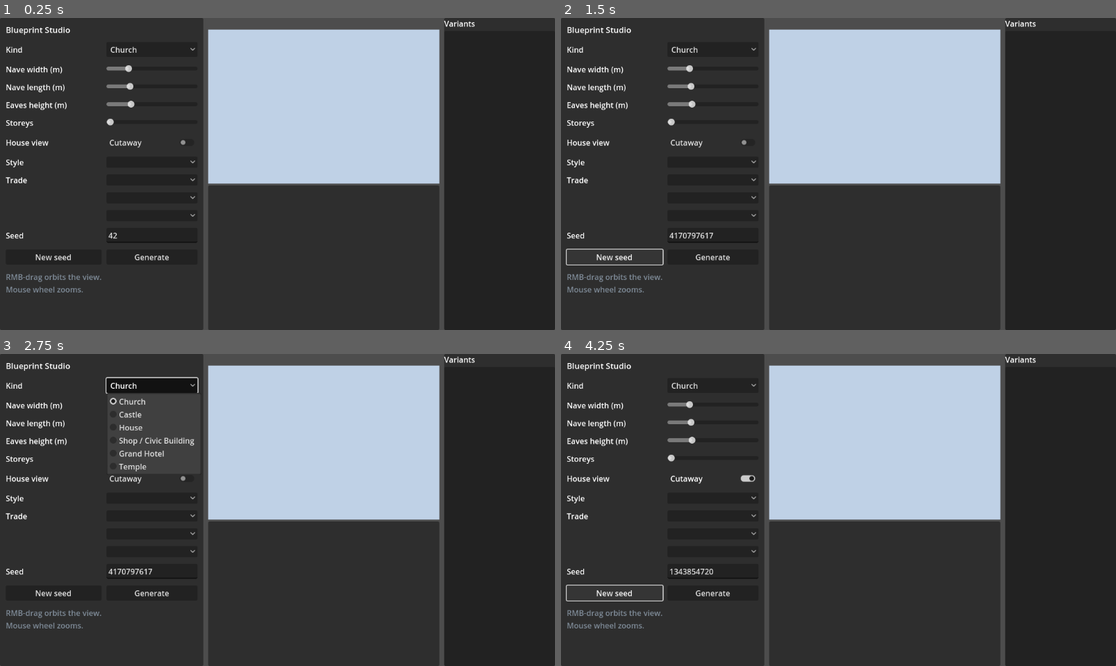
Above: before the commit, frames 1-4 (two rows, left to right).
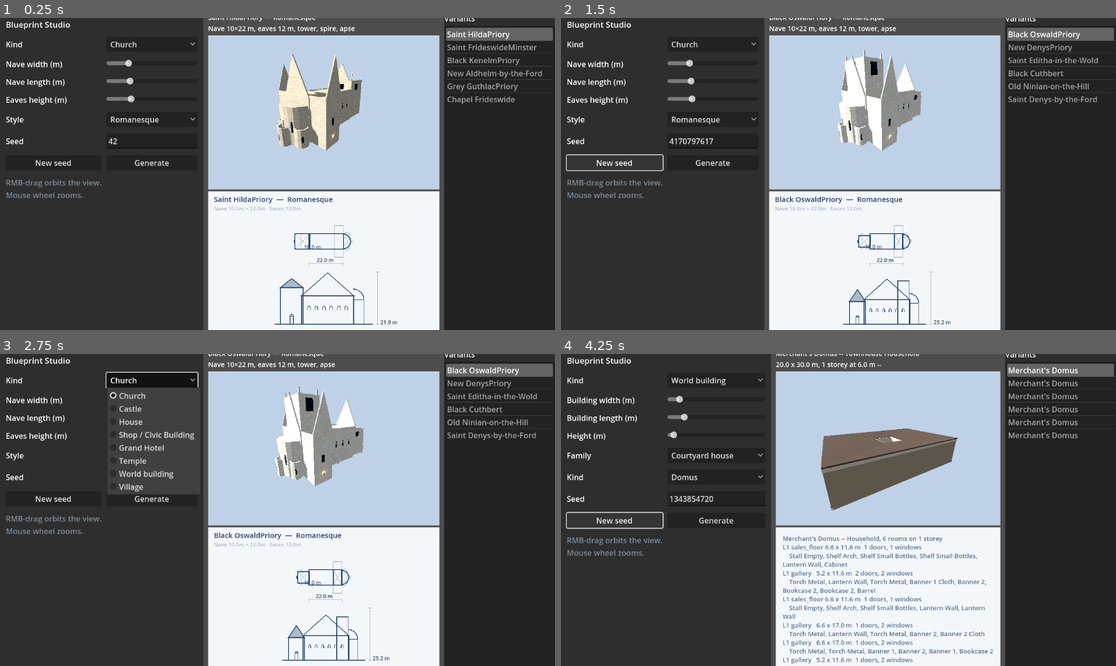
Above: after the commit, the same moments.

Repository: drAshcroft/BrickWild
Game: Godot game, scene res://scenes/studio.tscn
Two runs of this game, one before a commit and one after it. Both use one fixed random seed, a clock stepped at 60 frames per second and the inputs below.
Inputs (mouse positions are in pixels of both pictures, inside the frame that each line leads up to):
- Up to frame 1 (0.25 s): no input
- Up to frame 2 (1.5 s): click "New seed" at 0.5 s; click "New seed" at 1.25 s
- Up to frame 3 (2.75 s): click "Church" at 2 s
- Up to frame 4 (4.25 s): click (710, 478) at 2.75 s, where only the run before the commit has a clickable "Cutaway"; click "New seed" at 3.5 s

The runs differ from the first frame. In frame 1, 28% of the frame differs, in the area x 1-100%, y 0-100%; in frame 2, 29%; in frame 3, 30%; in frame 4, 31%, in the area x 0-100%, y 0-100%.
Error before the commit: Parse Error: Could not resolve class "StupaBuilder", because of a parser error. (res://src/world/world_families.gd:203)

Commit message:
WLD-017 Fix stupa registration

Diff:
--- a/qa/stupa_check.gd
+++ b/qa/stupa_check.gd
@@ -144,7 +144,7 @@
 		radii.append(centre.length())
 		angles.append(fposmod(atan2(centre.y, centre.x) + TAU, TAU))
 	angles.sort()
-	var spread := radii.max() - radii.min()
+	var spread: float = radii.max() - radii.min()
 	stats["torana_radius_spread"] = spread
 	if spread > 0.05:
 		failures.append("cardinal: torana masses do not share one radius within 0.05m")
@@ -241,7 +241,7 @@
 		head += 1
 		for d in [Vector3i(1, 0, 0), Vector3i(-1, 0, 0), Vector3i(0, 1, 0),
 				Vector3i(0, -1, 0), Vector3i(0, 0, 1), Vector3i(0, 0, -1)]:
-			var next := cell + d
+			var next: Vector3i = cell + Vector3i(d)
 			if next.x < 0 or next.x >= nx or next.y < 0 or next.y >= ny \
 					or next.z < 0 or next.z >= nz:
 				continue
--- a/src/world/stupa_builder.gd
+++ b/src/world/stupa_builder.gd
@@ -66,22 +66,22 @@
 	# Stairs rise one flight from ground path to the terrace. The diametric
 	# opposite flight makes the ring connection usable from either approach.
 	for side in [-1.0, 1.0]:
-		var inner_x := side * (spec.drum_radius - 0.25)
-	var span := 2.2
-		var stair_aabb := AABB(Vector3(minf(inner_x, inner_x + side * span), 0.0, -2.0),
+		var inner_x: float = float(side) * (spec.drum_radius - 0.25)
+		var span: float = 2.2
+		var stair_aabb: AABB = AABB(Vector3(minf(inner_x, inner_x + float(side) * span), 0.0, -2.0),
 			Vector3(span, spec.drum_y, 4.0))
-		var steps := maxi(int(ceil(spec.drum_y / 0.25)), 1)
+		var steps: int = maxi(int(ceil(spec.drum_y / 0.25)), 1)
 		host("double_stair", 0)
 		for i in range(steps):
-			var dx := span / steps
+			var dx: float = span / steps
 			var step_x: float
 			if side > 0:
 				step_x = inner_x + dx * (float(i) + 0.5)
 			else:
 				step_x = inner_x - dx * (float(i) + 0.5)
-			var top := spec.drum_y * (1.0 - float(i + 1) / steps)
-			var step_size := Vector3(dx + 0.01, maxf(top, 0.05), 4.0)
-			var step_center := Vector3(step_x, step_size.y * 0.5, 0)
+			var top: float = spec.drum_y * (1.0 - float(i + 1) / steps)
+			var step_size: Vector3 = Vector3(dx + 0.01, maxf(top, 0.05), 4.0)
+			var step_center: Vector3 = Vector3(step_x, step_size.y * 0.5, 0)
 			component_box("stupa_stair_tread", step_size,
 				Transform3D(Basis.IDENTITY, step_center), SURF_TRIM)
 		component_note("stupa_double_stair", "stair_group", SURF_TRIM,
@@ -107,40 +107,40 @@
 		Transform3D(Basis.IDENTITY, shaft_center), SURF_TRIM)
 	_log_mass("stupa_chatra_shaft", AABB(shaft_center - shaft_size * 0.5, shaft_size))
 	for i in range(3):
-		var radius := 1.7 - 0.38 * i
-		var y := shaft_center.y + shaft_height * 0.5 + 0.16 + 0.22 * i
+		var radius: float = 1.7 - 0.38 * i
+		var y: float = shaft_center.y + shaft_height * 0.5 + 0.16 + 0.22 * i
 		var profile := PackedVector2Array([Vector2(0.0, 0.0), Vector2(radius, 0.0),
 			Vector2(radius, 0.16), Vector2(0.0, 0.16)])
 		_kit.revolve(profile, Vector3(0, y, 0), SURF_TRIM, 32)
-		var cap_box := AABB(Vector3(-radius, y, -radius), Vector3(radius * 2.0, 0.16, radius * 2.0))
+		var cap_box: AABB = AABB(Vector3(-radius, y, -radius), Vector3(radius * 2.0, 0.16, radius * 2.0))
 		component_note("stupa_chatra_disc", "annular_revolve", SURF_TRIM,
 			{"aabb": cap_box, "radius": radius, "axis_y": y})
 		_log_mass("stupa_chatra_disc_%d" % i, cap_box, y)
-	var top := shaft_center.y + shaft_height * 0.5 + 0.16 + 0.44 + 0.16
+	var top: float = shaft_center.y + shaft_height * 0.5 + 0.16 + 0.44 + 0.16
 	total_height = top
 	host_end()
 
 
 func _build_toranas(spec: StupaSpec) -> void:
 	for i in range(4):
-		var angle := i * PI * 0.5
-		var radial := Vector3(cos(angle), 0, sin(angle))
-		var center := radial * spec.torana_radius + Vector3(0, 3.4, 0)
-		var width := 3.0
-		var post_size := Vector3(0.38, 6.8, 0.42)
-		var tangent := Vector3(-radial.z, 0, radial.x)
-		var yaw := angle + PI * 0.5
+		var angle: float = i * PI * 0.5
+		var radial: Vector3 = Vector3(cos(angle), 0, sin(angle))
+		var center: Vector3 = radial * spec.torana_radius + Vector3(0, 3.4, 0)
+		var width: float = 3.0
+		var post_size: Vector3 = Vector3(0.38, 6.8, 0.42)
+		var tangent: Vector3 = Vector3(-radial.z, 0, radial.x)
+		var yaw: float = angle + PI * 0.5
 		host("torana_%d" % i, 0)
 		for side in [-1.0, 1.0]:
-			var post_center := center + tangent * width * 0.5 * side
+			var post_center: Vector3 = center + tangent * width * 0.5 * float(side)
 			component_box("torana_post", post_size,
 				Transform3D(Basis(Vector3.UP, yaw), post_center), SURF_TRIM)
-		var beam_size := Vector3(width + 0.5, 0.38, 0.5)
+		var beam_size: Vector3 = Vector3(width + 0.5, 0.38, 0.5)
 		for level in [5.4, 6.2, 7.0]:
-			var beam_center := Vector3(center.x, level, center.z)
+			var beam_center: Vector3 = Vector3(center.x, float(level), center.z)
 			component_box("torana_lintel", beam_size,
 				Transform3D(Basis(Vector3.UP, yaw), beam_center), SURF_TRIM)
-		var mass := AABB(Vector3(center.x - 2.0, 0.0, center.z - 2.0), Vector3(4.0, 7.3, 4.0))
+		var mass: AABB = AABB(Vector3(center.x - 2.0, 0.0, center.z - 2.0), Vector3(4.0, 7.3, 4.0))
 		component_note("torana_cardinal_mass", "aabb", SURF_TRIM,
 			{"aabb": mass, "angle": angle, "radius": Vector2(center.x, center.z).length()})
 		_log_mass("stupa_torana_%d" % i, mass)
@@ -150,12 +150,12 @@
 static func _dome_volume(spec: StupaSpec) -> float:
 	# Revolved measured profile integral. Simpson/trapezoid sampling is exact
 	# enough for the broad, piecewise-linear architectural profile.
-	var heights := [0.0, 0.14, 0.42, 0.70, 0.91, 1.0]
-	var radii := [1.0, 0.98, 0.90, 0.70, 0.40, 0.0]
-	var volume := 0.0
+	var heights: Array[float] = [0.0, 0.14, 0.42, 0.70, 0.91, 1.0]
+	var radii: Array[float] = [1.0, 0.98, 0.90, 0.70, 0.40, 0.0]
+	var volume: float = 0.0
 	for i in range(heights.size() - 1):
-		var dy := (heights[i + 1] - heights[i]) * spec.dome_rise
-		var r0 := radii[i] * spec.dome_radius
-		var r1 := radii[i + 1] * spec.dome_radius
+		var dy: float = (heights[i + 1] - heights[i]) * spec.dome_rise
+		var r0: float = radii[i] * spec.dome_radius
+		var r1: float = radii[i + 1] * spec.dome_radius
 		volume += PI * dy * (r0 * r0 + r0 * r1 + r1 * r1) / 3.0
 	return volume
Not shown, added: qa/stupa_check.gd.uid
Not shown, added: src/world/stupa_builder.gd.uid
Not shown, added: src/world/stupa_generator.gd.uid
Not shown, added: src/world/stupa_spec.gd.uid
Not shown, added: tests/suites/world_stupa_suite.gd.uid
